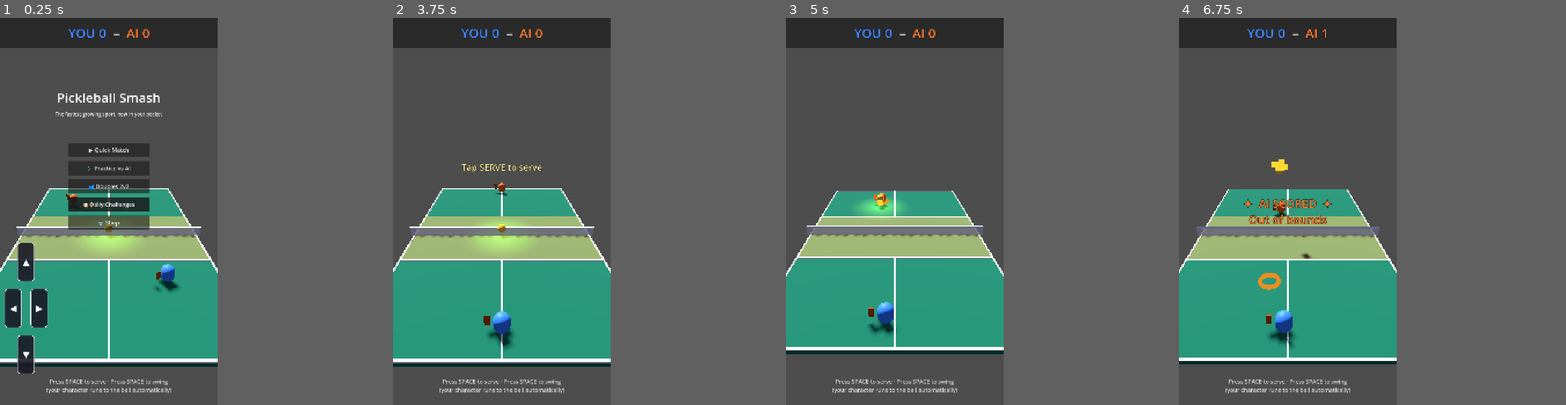
Above: before the commit, frames 1-4 (left to right).
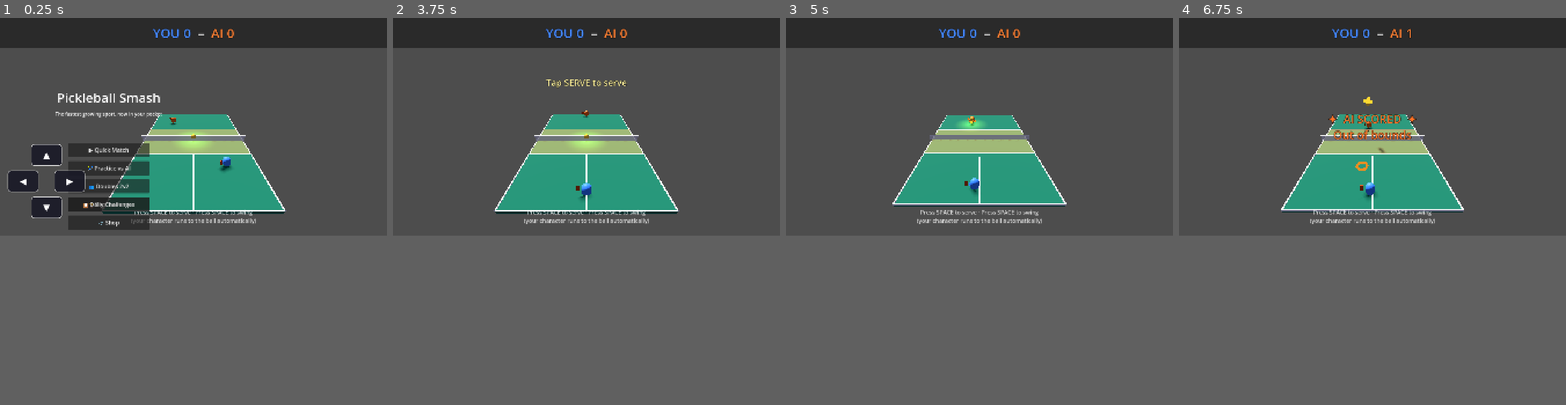
Above: after the commit, the same moments.

Repository: altafhssn/pickleball
Game: Godot game, scene res://scenes/Main.tscn
Two runs of this game, one before a commit and one after it. Both use one fixed random seed, a clock stepped at 60 frames per second and the inputs below.
Inputs (mouse positions are in pixels of both pictures, inside the frame that each line leads up to):
- Up to frame 1 (0.25 s): no input
- Up to frame 2 (3.75 s): click "▲" at 0.5 s; click "◀" at 1.25 s; click "▶" at 2 s; click "▼" at 2.75 s; click "▶ Quick Match" at 3.5 s
- Up to frame 3 (5 s): tap Space at 4.25, 4.52 s; move the mouse to (940, 192) at 4.27 s; click (940, 192) at 4.42 s
- Up to frame 4 (6.75 s): tap Space at 5, 5.75, 6.5 s; drag from (1244, 230) to (1275, 288) at 5.02 s; move the mouse to (1310, 126) at 5.77 s; click (1310, 126) at 5.92 s; drag from (1275, 288) to (1221, 153) at 6.52 s
In our replay, the window is 450x800 before the commit and 800x450 after it. These sizes can differ from the game's own. Grey fills any space a smaller window leaves; there, only what the larger window draws over its background counts as a difference.

The runs differ from the first frame. In frame 1, 28% of the frame differs, in the area x 0-100%, y 0-100%; in frame 2, 26%; in frame 3, 32%; in frame 4, 34%, in the area x 0-100%, y 0-97%.

Commit message:
[project] Switch to landscape (1920×1080) with keep-aspect stretch
The project was set to portrait 1080×1920 with "expand" stretch. On
the user's wide desktop window, this either pushed the touch buttons
off the actual viewport or expanded the canvas into coordinates
neither the UI nor the camera was designed for.

- viewport_width: 1080 → 1920
- viewport_height: 1920 → 1080
- stretch/aspect: "expand" → "keep" (letterbox on non-16:9 windows,
  but UI positions become stable)
- handheld/orientation: 1 (portrait) → 0 (landscape)

Most popular mobile pickleball / tennis games are landscape anyway,
so this matches the reference video's layout too.

Buttons positioned via percentage-of-viewport anchors should now
land where intended: SERVE in the bottom-right, shot buttons stacked
on the right, D-pad on the bottom-left.

Co-Authored-By: Claude Opus 4.7 <noreply@anthropic.com>

Diff:
--- a/project.godot
+++ b/project.godot
@@ -16,7 +16,6 @@
 config/tags=PackedStringArray("pickleball", "sports", "multiplayer", "mobile", "3d")
 run/main_scene="res://scenes/Main.tscn"
 config/features=PackedStringArray("4.6")
-boot_splash/fullsize=true
 
 [autoload]
 
@@ -27,12 +26,12 @@
 
 [display]
 
-window/size/viewport_width=1080
-window/size/viewport_height=1920
+window/size/viewport_width=1920
+window/size/viewport_height=1080
 window/size/mode=2
 window/stretch/mode="canvas_items"
-window/stretch/aspect="expand"
-window/handheld/orientation=1
+window/stretch/aspect="keep"
+window/handheld/orientation=0
 
 [dotnet]
 
